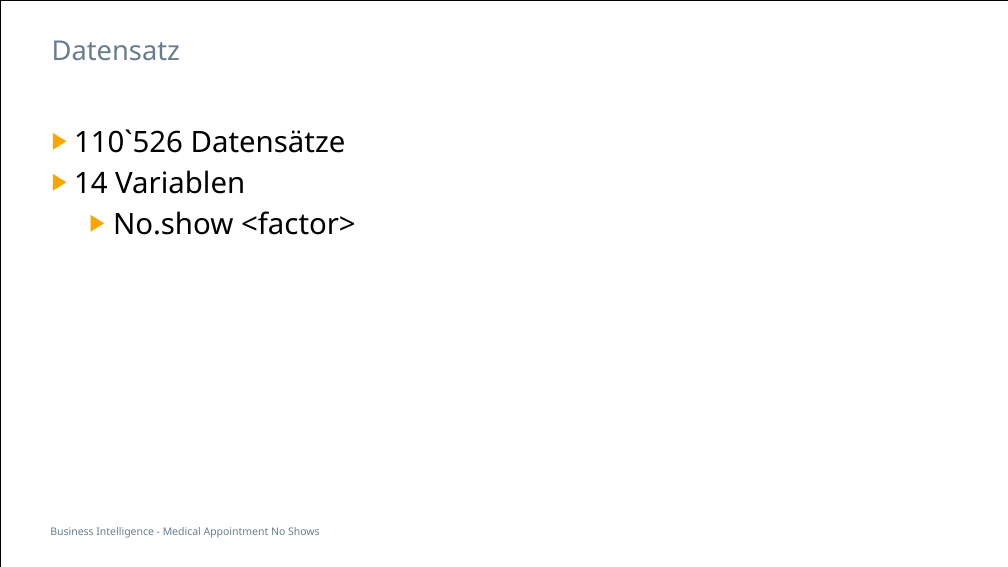
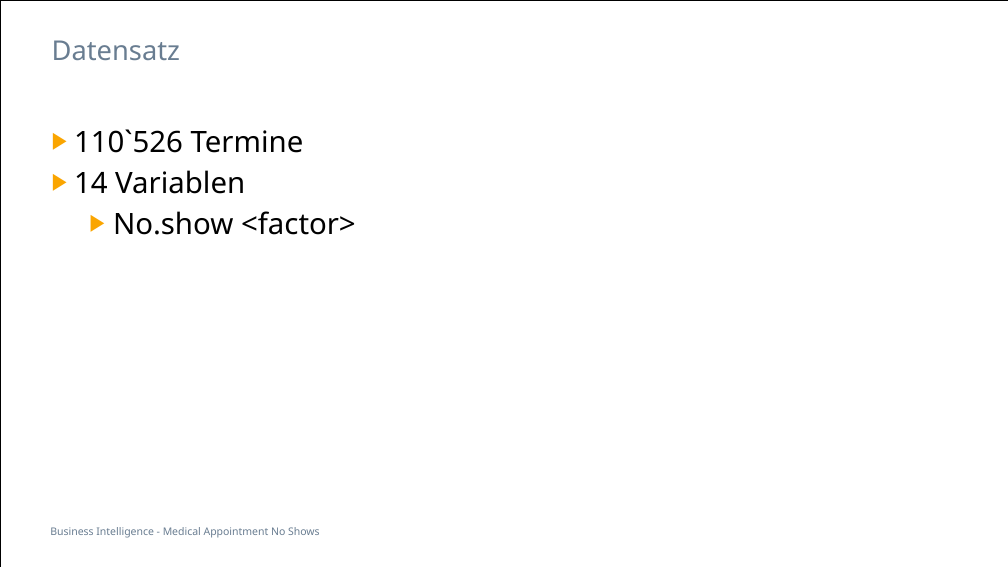
Before and after one commit to soldiervinz/BI_AppointmentShowUp, a slide deck: slide 8 of Medical Appointment No Shows.pptx. Drawn at 1008x567 pixels with LibreOffice and Linux fonts; fonts in the diff are those of the drawing. Boxes give left, top, right and bottom in pixels: in the first picture for what was removed or moved away, otherwise in the second. Text is boxed around its words. In the diff, an @@ line names an element or a change of style, - is before the commit and + after.

```diff
--- a/Medical Appointment No Shows.pptx
+++ b/Medical Appointment No Shows.pptx
@@ text at <box>74,129,304,153</box>: text changed @@
-▶ 110`526 Datensätze
+▶ 110`526 Termine
```
Also in this commit, not shown: 2 other slides changed, 3 other files.
